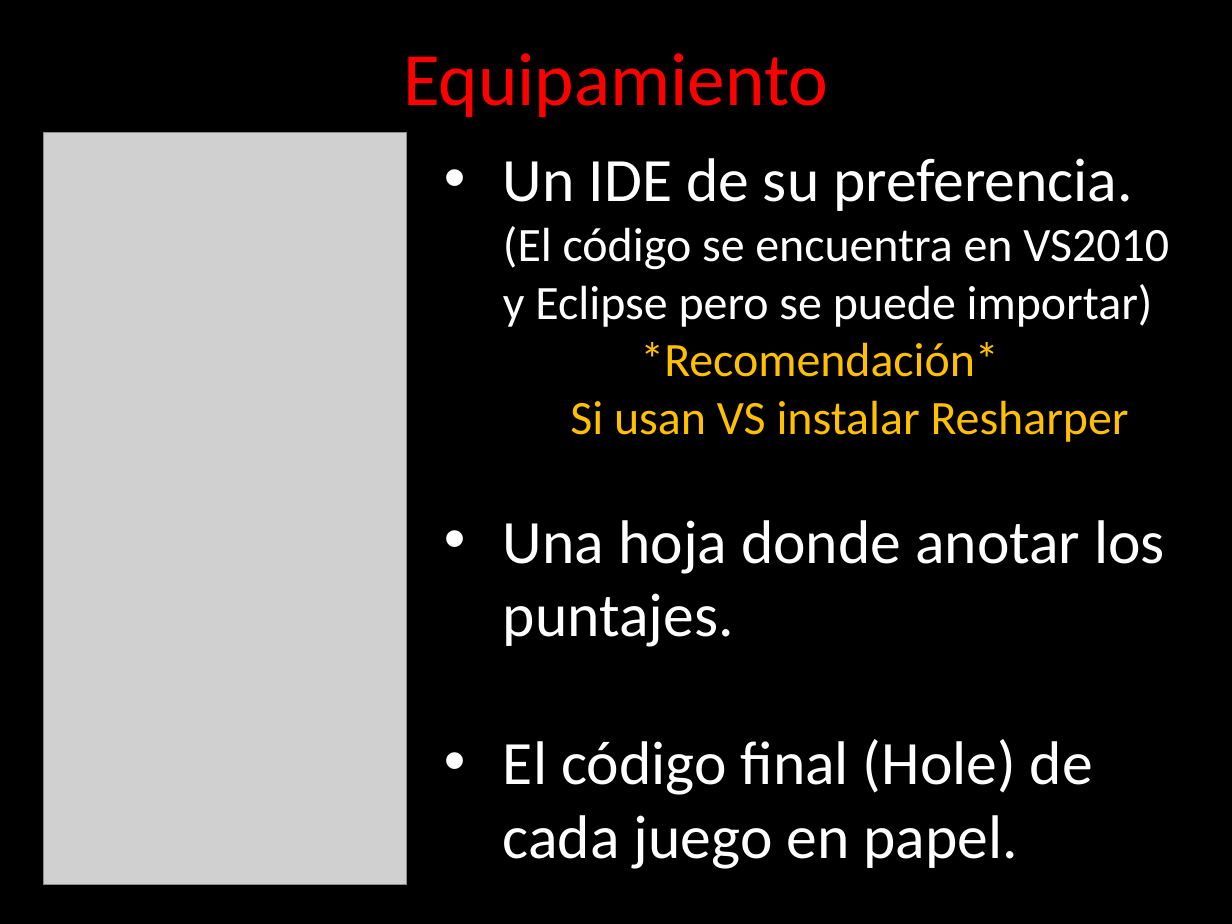
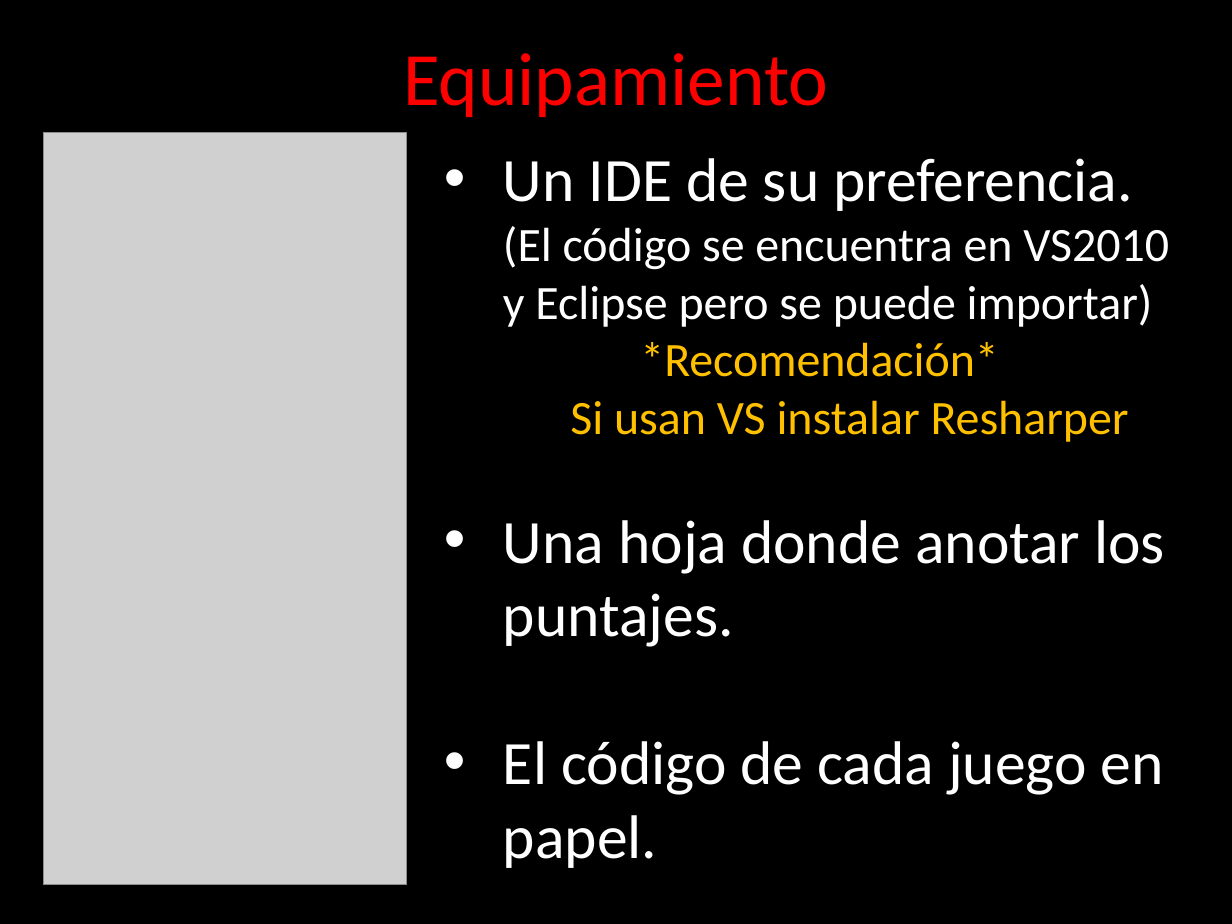
Before and after one commit to angelnunezsalazar/Refactoring-Golf, a slide deck: slide 7 of ppt/Diapositivas.pptx. Drawn at 1232x924 pixels with LibreOffice and Linux fonts; fonts in the diff are those of the drawing; grey boxes stand for pictures; background and template pictures are left out. Boxes give left, top, right and bottom in pixels: in the first picture for what was removed or moved away, otherwise in the second. Text is boxed around its words. In the diff, an @@ line names an element or a change of style, - is before the commit and + after.

Commit message:
Cambio de nombre directorios Last Hole

```diff
--- a/ppt/Diapositivas.pptx
+++ b/ppt/Diapositivas.pptx
@@ text at (503, 741, 1164, 868): text changed @@
-• El código final (Hole) de cada juego en papel.
+• El código de cada juego en papel.
```
Also in this commit, not shown: 6 other slides changed, 52 other files.
